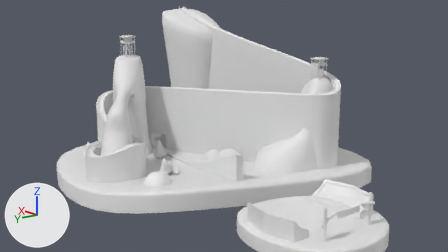
The Blender file Blender/Mapas/Mapa 1/Archive/Principal/BlokingCircuito1_02.blend as it was, and as the next commit left it.
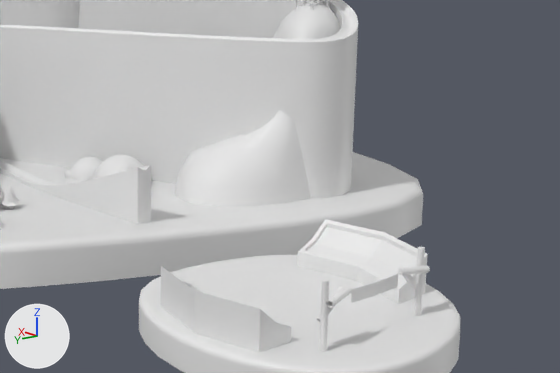
The first picture shows the older version from the file's camera 'Camera'. The close-ups show the older and then the newer version on the part from 38% to 97% of the width and 30% to 100% of the height of that picture. Only the edits that show in the close-ups are written down. The lights are fixed; the arrows at lower left show +X, +Y and +Z.
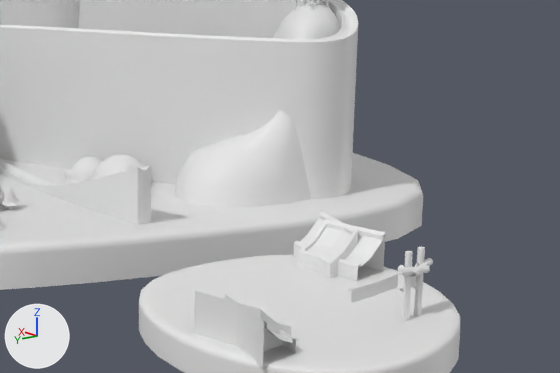
Where the newer file only moved an object's origin or applied its transform, the numbers keep the older frame.

Changed parts and their boxes (x1, y1, x2, y2) in the close-ups (560 x 373 px):
'Cube.010', moved
    before: (297, 219, 428, 304)
    after: (294, 211, 385, 281)
'Cube.011', moved
    before: (160, 266, 292, 352)
    after: (194, 291, 296, 369)
'Cylinder.008', moved
    before: (317, 247, 430, 352)
    after: (398, 247, 433, 321)

The change in detail:
me_cylinder_008 is used by ob_cylinder_008; location (-69.14, 23.46, 9.75); rotation (-0.00674, 0.104, 0.00877), in degrees (-0.4, 6, 0.5); scale (0.444, 0.444, 0.565).
me_cylinder_008 had 72 vertices, 39 faces and spanned x -3.4..2.6, y -20.5..-10.3, z -10.1..6.2.
me_cylinder_008 now has 72 vertices, 39 faces and spans x -3.2..2.7, y -3.7..6.5, z -10.0..6.3.
me_cylinder_008 part 1: the whole mesh is moved by (0.1, 16.8, 0.1).
me_cube_005 is used by ob_cube_010; location (-56.32, 10.34, 5.74); scale (0.826, 0.826, 0.826).
me_cube_005 had 44 vertices, 36 faces and spanned x 0.0..10.8, y -4.88..4.17, z -1.98..5.1.
me_cube_005 now has 44 vertices, 36 faces and spans x -7.14..3.66, y -4.92..4.13, z -2.88..4.2.
me_cube_005 part 2: the whole mesh is moved by (-7.14, -0.04, -0.9).
me_cube_006 is used by ob_cube_011; location (-56.32, 36.7, 5.74); rotation (0.0, 0.0, -3.142), in degrees (0, 0, -180); scale (0.826, 0.826, 0.826).
me_cube_006 had 44 vertices, 36 faces and spanned x 0.0..10.8, y -4.88..4.17, z -1.98..5.1.
me_cube_006 now has 44 vertices, 36 faces and spans x -7.14..3.66, y -4.92..4.13, z -2.88..4.2.
me_cube_006 part 3: the whole mesh is moved by (-7.14, -0.04, -0.9).
Object 'Cylinder.008' (ob_cylinder_008) moves from (-69.14, 23.46, 9.75) to (-69.14, 15.99, 9.75).
Object 'Cube.010' (ob_cube_010) moves from (-56.32, 10.34, 5.74) to (-50.42, 10.38, 6.49).
Object 'Cube.011' (ob_cube_011) moves from (-56.32, 36.7, 5.74) to (-62.22, 36.66, 6.49).
